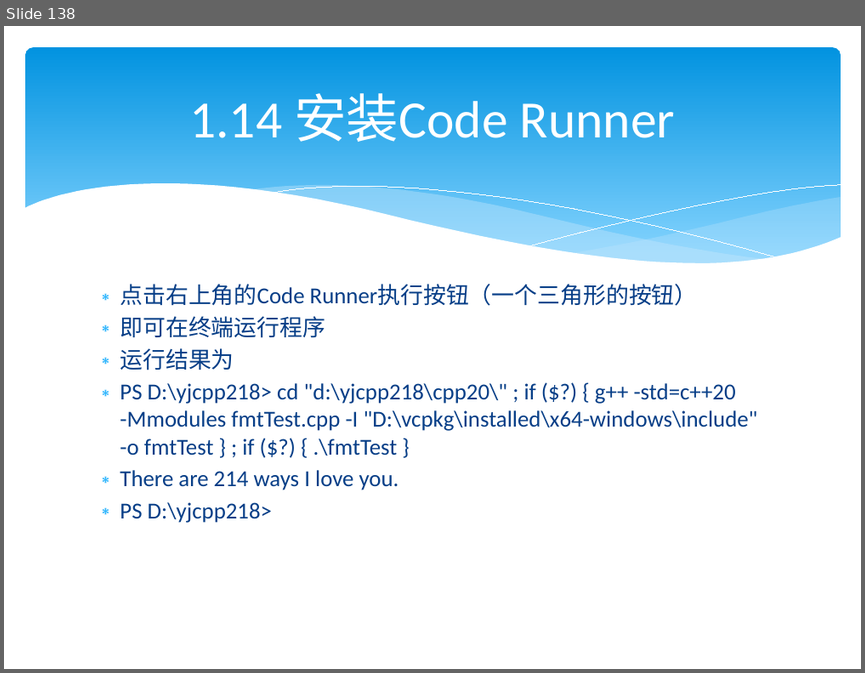
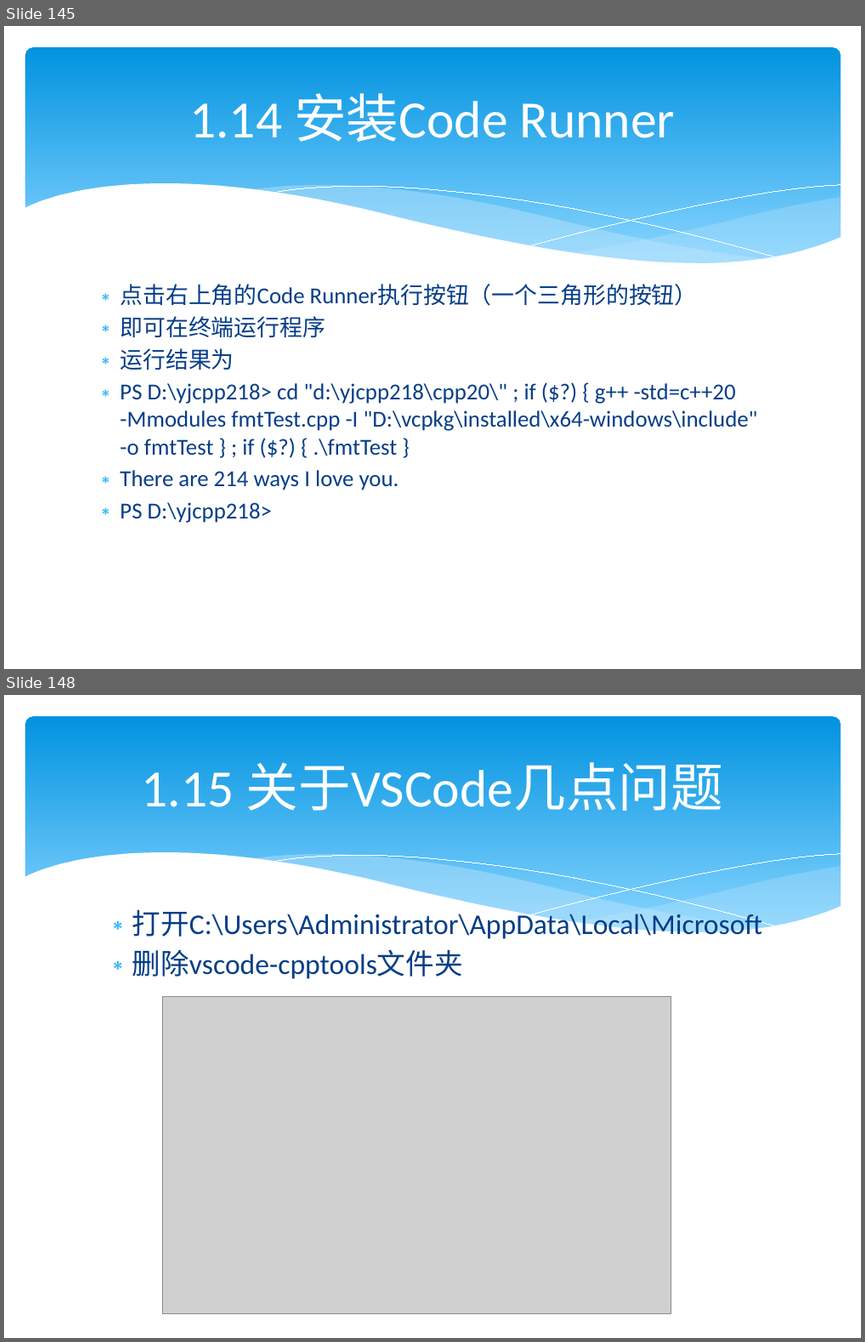
Before and after one commit to lamplight8/cpp, a slide deck: ppt/ch01_绪论_3.pptx. Shown one above the other, each under a label of ours: slide 138 before the commit, slides 145 and 148 after it; the slides between them are not shown. The pictures are 865x673 and 865x1342 pixels, drawn with LibreOffice and Linux fonts; fonts in the diff are those of the drawing; grey boxes stand for pictures. Boxes give left, top, right and bottom in pixels: in the first picture for what was removed or moved away, otherwise in the second. Text is boxed around its words. In the diff, an @@ line names an element or a change of style, - is before the commit and + after.

```diff
--- a/ppt/ch01_绪论_3.pptx
+++ b/ppt/ch01_绪论_3.pptx
@@ slide 148 added at [4,695,861,1338], background #FFFFFF; not listed: 6 template elements that a slide beside it also shows @@
@@ title added at [142,762,723,811], 44 pt, text #FFFFFF @@
+1.15 关于VSCode几点问题
@@ text added at [132,905,762,979], 24 pt, text #073E87 @@
+∗ 打开C:\Users\Administrator\AppData\Local\Microsoft
+∗ 删除vscode-cpptools文件夹
@@ picture added at [162,996,670,1313] @@
@@ what was slide 138 is now slide 145 @@
```
Also in this commit, not shown: 14 slides changed, 10 other slides added, 1 other file.
